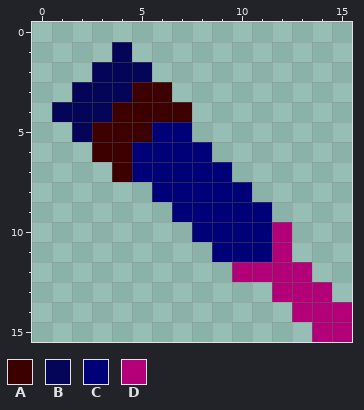
Edited in one commit: pixel-art sprite (assets/cubyz/tools/chisel.png). Above is the file before it was changed.
The file is 16x16 pixels.
Palette (. is transparent): A #3c0000  B #040458  C #000078  D #b40078
Pixels before, first column x 1:
 1 ...B...........
 2 ..BBB..........
 3 .BBBAA.........
 4 BBBAAAA........
 5 .BAAACC........
 6 ..AACCCC.......
 7 ...ACCCCC......
 8 .....CCCCC.....
 9 ......CCCCC....
10 .......CCCCD...
11 ........CCCD...
12 .........DDDD..
13 ...........DDD.
14 ............DDD
15 .............DD
After the commit:
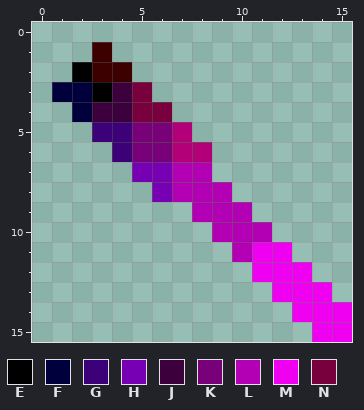
Colours new in this view: E #000000  F #00003c  G #3c0078  H #7800b4  J #3c003c  K #780078  L #b400b4  M #f000f0  N #78003c
Edits made:
Changed rows in their new state; - is an unchanged pixel.
first column x 1:
 1 --A.-----------
 2 -EAA.----------
 3 FFEJN.---------
 4 .FJJNN.--------
 5 -.GGKKD--------
 6 --.GKKDD-------
 7 ---.HHLL.------
 8 -----HLLL.-----
 9 ------.LLL.----
10 -------.LLL.---
11 --------.LMM---
12 ---------.MMM--
13 -----------MMM-
14 ------------MMM
15 -------------MM
